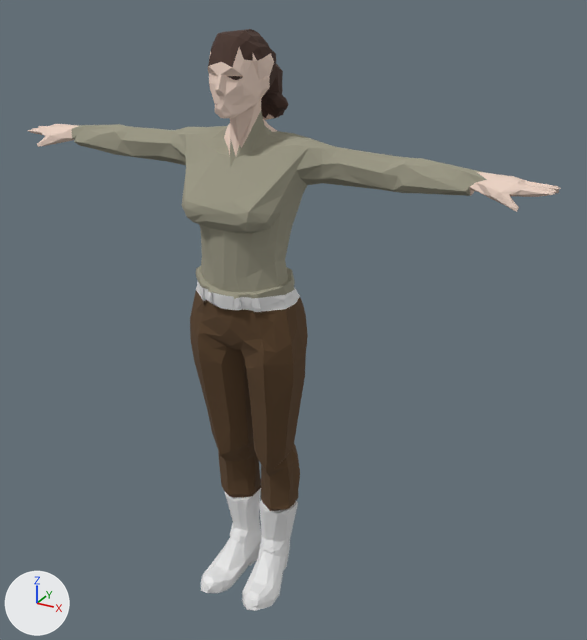
The Blender file art/models/characters/human_f.blend as it was, and as the next commit left it.
The view is the same before and after, from a 50 mm camera at (1.115, -1.753, 1.805) aimed at (0.1, 0.092, 0.883). The lights are fixed; the arrows at lower left show +X, +Y and +Z. The first picture is the older version.

Before the edit, the objects in view are built like this:
```python
me_geometry_0 = bpy.data.meshes.new('geometry_0')
me_geometry_0.from_pydata(...)  # 1724 vertices, 4053 faces; spans x -0.78..0.78, y -0.15..0.17, z 0.0..1.66
# faces by material slot: [508, 361, 943, 649, 1592]
me_geometry_0.materials.append(mat_skin)  # beige #ebd2c4
me_geometry_0.materials.append(mat_hair)  # brown #4a362e
me_geometry_0.materials.append(mat_tunic)  # grey #9d9a86
me_geometry_0.materials.append(mat_trousers)  # brown #5a422a
me_geometry_0.materials.append(mat_palette)  # white #e7e7e7
ob_body = bpy.data.objects.new('Body', me_geometry_0)
ob_body.location = (0.0, 0.0, 0.0)
```
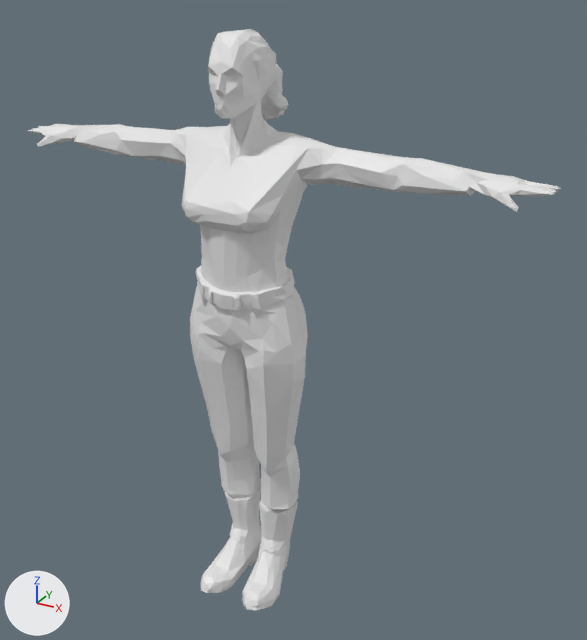
What differs and where, as boxes (x1, y1, x2, y2) in the pictures (587 x 640 px):
part 1 of me_geometry_0, recoloured
    both: (28, 48, 560, 212)
part 2 of me_geometry_0, recoloured (brown to white)
    both: (208, 29, 288, 118)
part 3 of me_geometry_0, recoloured (grey to white)
    both: (72, 111, 487, 299)
part 4 of me_geometry_0, recoloured (brown to white)
    both: (190, 291, 308, 511)

The edits, one by one:
me_geometry_0 has 1724 vertices, 4053 faces and spans x -0.78..0.78, y -0.15..0.17, z 0.0..1.66.
me_geometry_0 is used by ob_body; location (0.0, 0.0, 0.0).
me_geometry_0 part 1: all 508 faces that had it switch from mat_skin (beige #ebd2c4) to mat_palette (white #e7e7e7).
me_geometry_0 part 2: all 361 faces that had it switch from mat_hair (brown #4a362e) to mat_palette (white #e7e7e7).
me_geometry_0 part 3: all 943 faces that had it switch from mat_tunic (grey #9d9a86) to mat_palette (white #e7e7e7).
me_geometry_0 part 4: all 649 faces that had it switch from mat_trousers (brown #5a422a) to mat_palette (white #e7e7e7).
